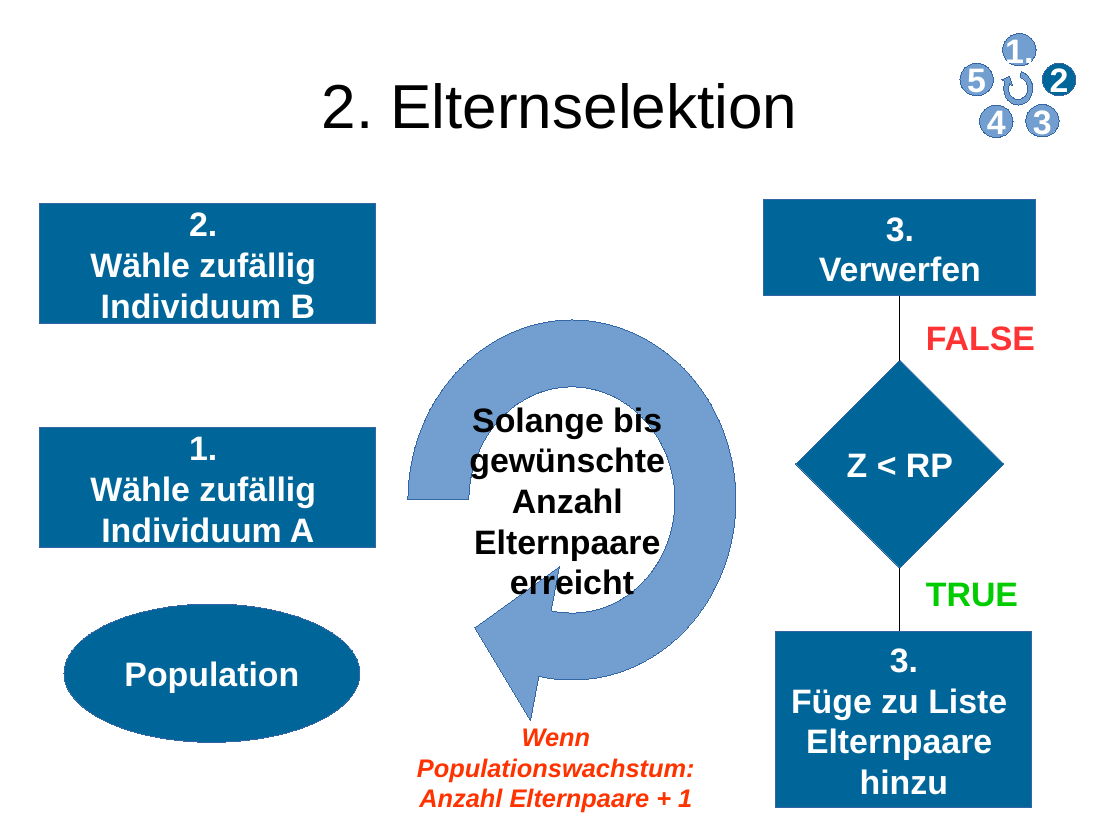
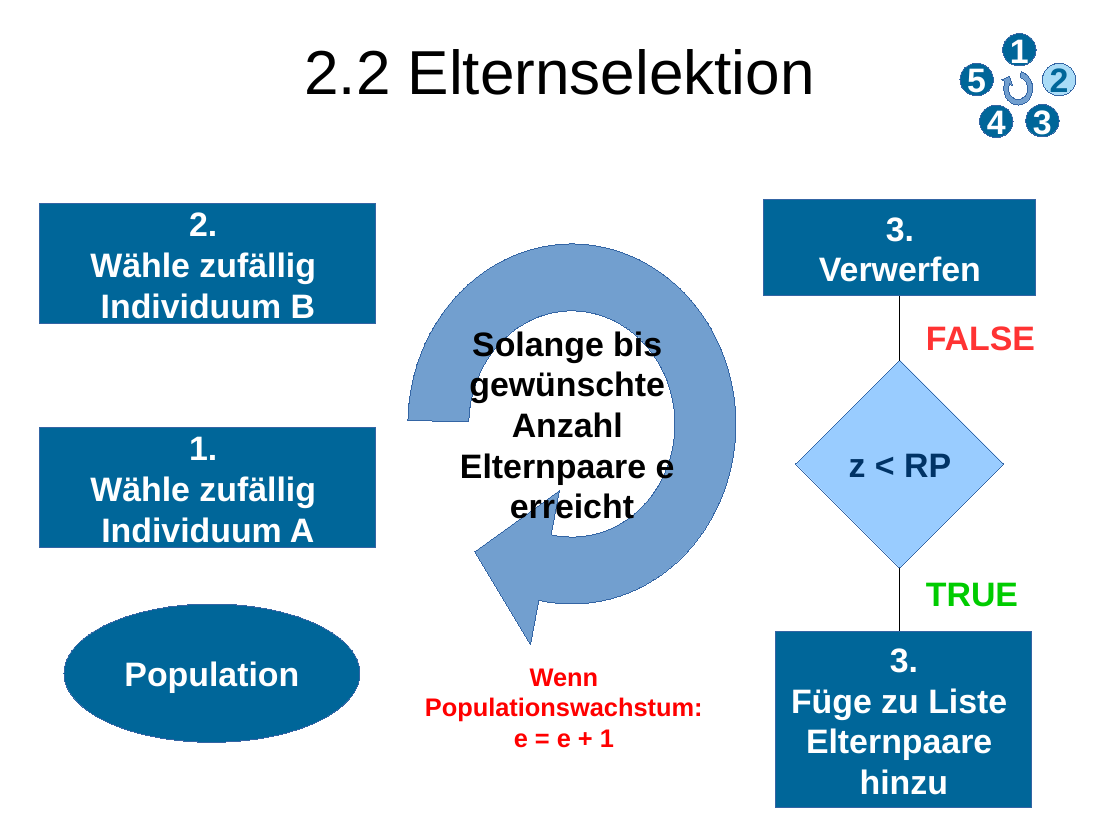
Before and after one commit to lblissett/evo-project, a slide deck: slide 5 of src/data/presentation/geopras/Vortrag_Evo_ErsterTeil.odp. Drawn at 1120x840 pixels with LibreOffice and Linux fonts; fonts in the diff are those of the drawing. Boxes give left, top, right and bottom in pixels: in the first picture for what was removed or moved away, otherwise in the second. Text is boxed around its words. In the diff, an @@ line names an element or a change of style, - is before the commit and + after.

```diff
--- a/src/data/presentation/geopras/Vortrag_Evo_ErsterTeil.odp
+++ b/src/data/presentation/geopras/Vortrag_Evo_ErsterTeil.odp
@@ title at (x1=304, y1=49, x2=815, y2=95): text changed @@
-2. Elternselektion
+2.2 Elternselektion
@@ fill #729FCF to #006699 in 4 elements at (x1=1026, y1=105, x2=1060, y2=137), (x1=980, y1=105, x2=1013, y2=137), (x1=960, y1=63, x2=994, y2=96), (x1=1003, y1=34, x2=1037, y2=66) @@
@@ text in ellipse at (x1=1010, y1=36, x2=1029, y2=70): text changed @@
-1.
+1
@@ ellipse "2" at (x1=1043, y1=63, x2=1076, y2=96): text colour #FFFFFF to #006699; fill #006699 to #AADCF7 @@
@@ freeform shape "Solange bis" moved from (x1=409, y1=320, x2=737, y2=680) to (x1=409, y1=244, x2=737, y2=604) @@
@@ diamond "z < RP" at (x1=796, y1=360, x2=1004, y2=568): fill #006699 to #99CCFF @@
@@ text in freeform shape at (x1=460, y1=451, x2=675, y2=485): text changed @@
-Elternpaare
+Elternpaare e
@@ text in diamond at (x1=849, y1=453, x2=951, y2=477): text changed; text colour #FFFFFF to #003366 @@
-Z < RP
+z < RP
@@ text "Wenn Populationswachstum:" moved from (x1=417, y1=728, x2=695, y2=813) to (x1=425, y1=668, x2=703, y2=748) @@
@@ text at (x1=425, y1=668, x2=703, y2=722): text colour #FF3300 to #FF0000, italic off in "Wenn Populationswachstum:" @@
@@ text at (x1=514, y1=729, x2=614, y2=748): text changed; text colour #FF3300 to #FF0000; italic off @@
-Anzahl Elternpaare + 1
+e = e + 1
```
Also in this commit, not shown: 8 other slides changed.
